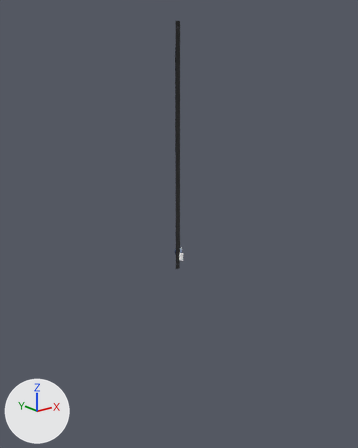
What one commit did to the FBX model Data/DemoTest/suicidebarbie2/suicidebarbie_back2.fbx.
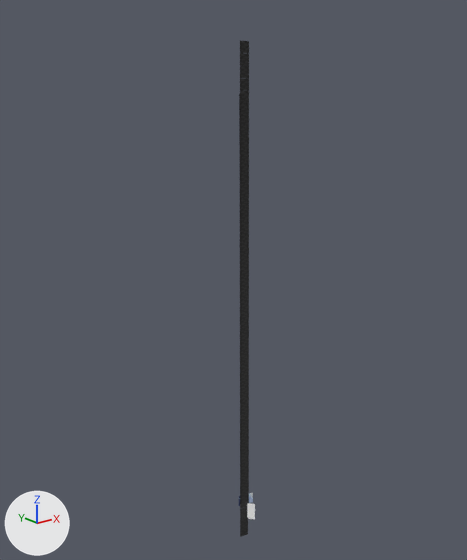
The first picture shows the older version from a 50 mm lens placed at (-3415.0, -4183.0, 2039.0), pointed at (45.0, 143.0, 309.0). The close-ups show both versions on the part from 15% to 81% of the width and 0% to 63% of the height of that picture; other places that the commit changed are outside them. Every picture has the same lights, and +X, +Y and +Z are marked at lower left. Where no turn or scale is listed for an object, it has been applied to the vertices.

The older version as bpy lines, for what is in view:
```python
me_addmoln = bpy.data.meshes.new('addmoln')
me_addmoln.from_pydata(...)  # 1050 vertices, 672 faces; spans x -48.0..10.0, y 79.0, z -29.0..2439.0
me_addmoln.materials.append(mat_lambert3)  # picture img_moln_tga
me_addmon2 = bpy.data.meshes.new('addmon2')
me_addmon2.from_pydata(...)  # 1050 vertices, 672 faces; spans x -50.0..10.0, y 81.0, z -30.0..2504.0
me_addmon2.materials.append(mat_lambert3)  # picture img_moln_tga
ob_addmoln = bpy.data.objects.new('addmoln', me_addmoln)
ob_addmoln.location = (0.0, 9.0, -192.0)
ob_addmon2 = bpy.data.objects.new('addmon2', me_addmon2)
ob_addmon2.location = (0.0, 0.0, 0.0)
```
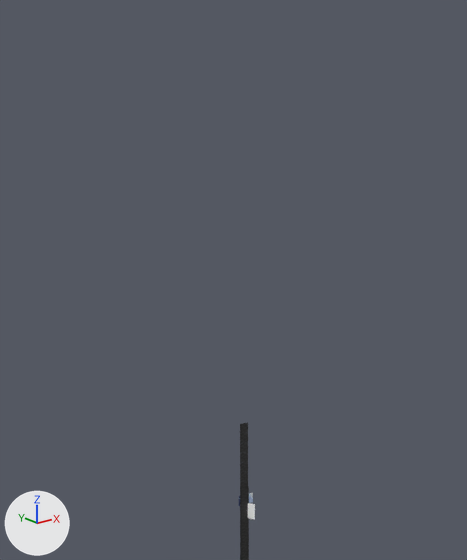
What differs and where, as boxes [x1, y1, x2, y2] in the close-ups (467 x 560 px):
'addmon2', moved
    before: [240, 41, 249, 507]
    after: [241, 486, 249, 560]
'addmoln', moved
    before: [239, 94, 248, 537]
    after: [240, 423, 248, 560]

Edits to the bpy script that builds the scene:
```text
Change ob_addmon2:
    ob_addmon2.location: (0.0, 0.0, 0.0) -> (0.0, 0.0, -2421.0)
Change ob_addmoln:
    ob_addmoln.location: (0.0, 9.0, -192.0) -> (0.0, 9.0, -1968.0)
```
